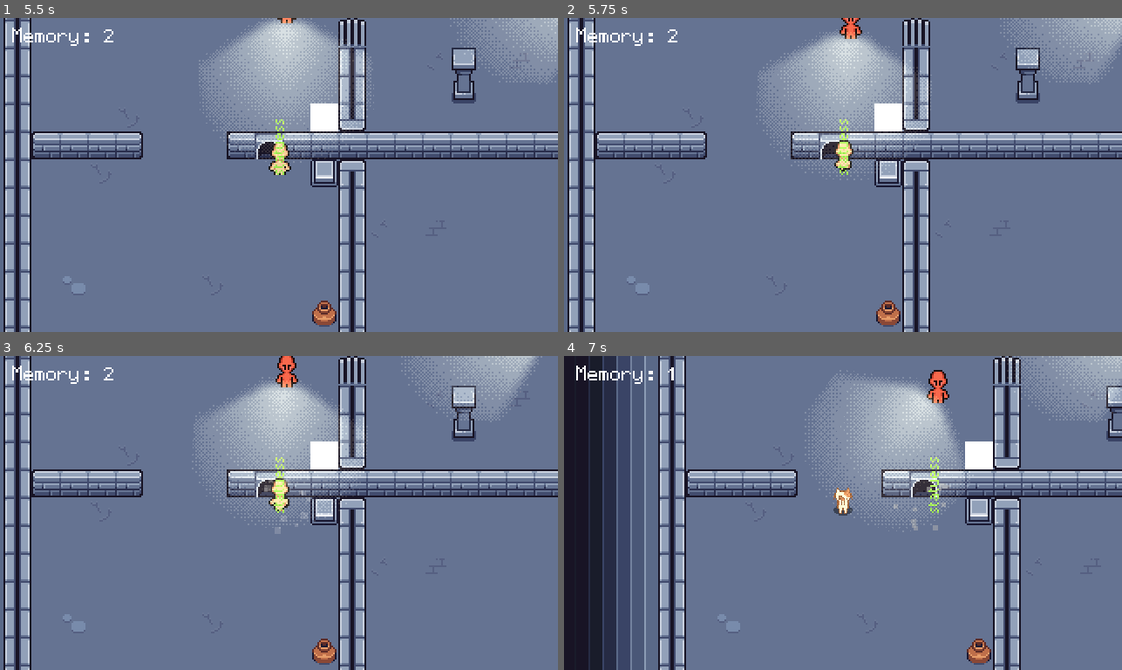
Above: before the commit, frames 1-4 (two rows, left to right).
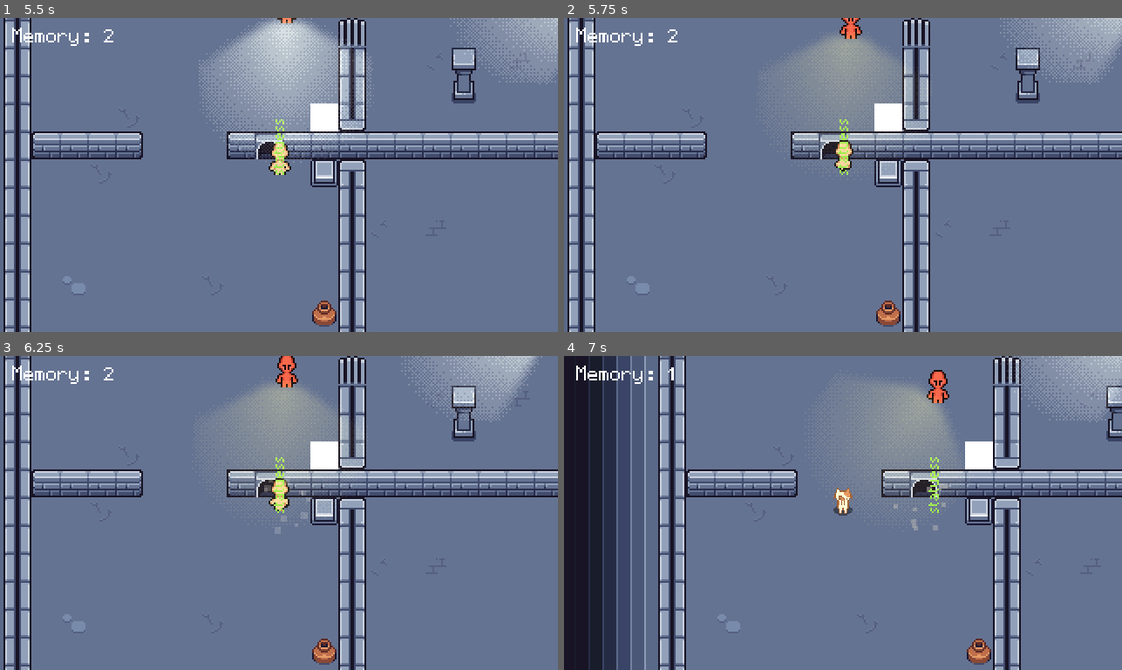
Above: after the commit, the same moments.

Repository: FastEverLast/testgame
Game: Godot game, scene res://scenes/ui/menu/main_menu.tscn
The game is run twice, just before and just after one commit, with the same random seed, the same clock (stepped at 60 frames per second) and the same inputs.
Inputs (mouse positions are in pixels of both pictures, inside the frame that each line leads up to):
- Up to frame 1 (5.5 s): click "Start Game" at 0.5 s; move the mouse to (306, 175) at 1.27 s; hold 1 (form_base) 1.28-2.03 s; hold W (move_up) from 1.28 s (still down); move the mouse to (251, 175) at 2.02 s; tap 3 (form_cat) at 2.1 s; tap Enter at 2.75 s; move the mouse to (290, 168) at 2.77 s; hold 2 (form_guard) 2.78-3.53 s; move the mouse to (273, 181) at 3.52 s; tap 4 (form_statue) at 3.6 s; move the mouse to (323, 178) at 4.27 s; hold E (interact) 4.28-5.03 s; move the mouse to (234, 171) at 5.02 s; tap Shift (wheel_open) at 5.1 s
- Up to frame 2 (5.75 s): keep holding W (move_up)
- Up to frame 3 (6.25 s): keep holding W (move_up); move the mouse to (284, 513) at 5.77 s; hold 1 (form_base) from 5.78 s (still down)
- Up to frame 4 (7 s): move the mouse to (820, 506) at 6.52 s; release W (move_up) at 6.53 s; release 1 (form_base) at 6.53 s; hold A (move_left) from 6.53 s (still down); tap 3 (form_cat) at 6.6 s; tap W (move_up) at 6.77 s

Frame 1 is identical in both runs. In frame 2, 3.9% of the frame differs, in the area x 38-63%, y 5-41%; in frame 3, 3.9%; in frame 4, 4.0%, in the area x 49-71%, y 8-43%.

Commit message:
Fixed bugs

Diff:
--- a/scenes/characters/enemies/guard_enemy/guard_enemy.gd
+++ b/scenes/characters/enemies/guard_enemy/guard_enemy.gd
@@ -116,12 +116,15 @@
 		_suspicion = 0.0
 
 	match new_state:	# Case statement that displays something else in the label based on the mood
-		State.PATROL : alert_label.text = ""
-		State.PATROL : beam_material.set_shader_parameter("beam_color",Color(1, 1, 1, 0.12))
-		State.SUSPICIOUS : alert_label.text = "?"
-		State.SUSPICIOUS : beam_material.set_shader_parameter("beam_color",Color(1.0, 0.85, 0.2, 0.22))
-		State.ALERT : alert_label.text = "!"
-		State.ALERT : beam_material.set_shader_parameter("beam_color",Color(1.0, 0.2, 0.2, 0.3))
+		State.PATROL :
+			alert_label.text = ""
+			beam_material.set_shader_parameter("beam_color",Color(1, 1, 1, 0.12))
+		State.SUSPICIOUS :
+			alert_label.text = "?"
+			beam_material.set_shader_parameter("beam_color",Color(1.0, 0.85, 0.2, 0.22))
+		State.ALERT :
+			alert_label.text = "!"
+			beam_material.set_shader_parameter("beam_color",Color(1.0, 0.2, 0.2, 0.3))
 
 func _patrol(sees) -> void:
 	if sees == true:	# The "sees" comes from the can_see_player variable
